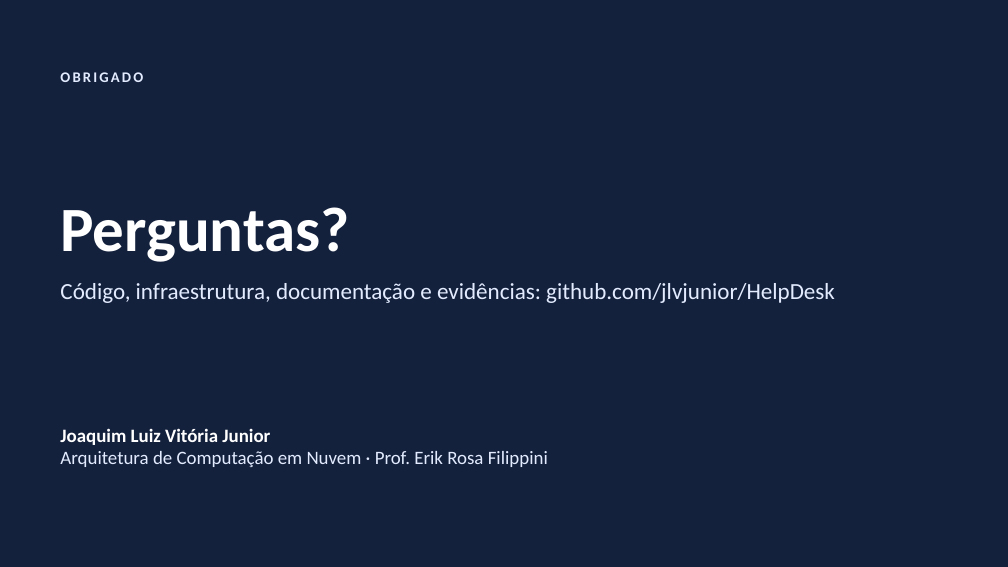
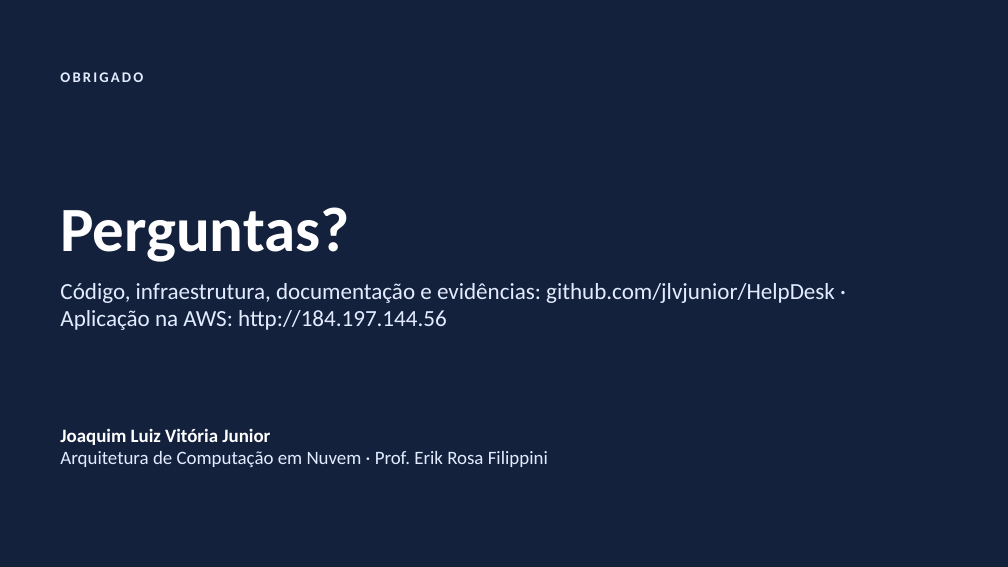
Before and after one commit to jlvjunior/HelpDesk, a slide deck: slide 17 of docs/apresentacao/HelpDesk-Cloud-Apresentacao.pptx (slide 16 before the commit). Drawn at 1008x567 pixels with LibreOffice and Linux fonts; fonts in the diff are those of the drawing. Boxes give left, top, right and bottom in pixels: in the first picture for what was removed or moved away, otherwise in the second. Text is boxed around its words. In the diff, an @@ line names an element or a change of style, - is before the commit and + after.

Commit message:
Evidências, apresentação final e documentação da AWS

```diff
--- a/docs/apresentacao/HelpDesk-Cloud-Apresentacao.pptx
+++ b/docs/apresentacao/HelpDesk-Cloud-Apresentacao.pptx
@@ text at (60,283,835,330): text changed @@
-Código, infraestrutura, documentação e evidências: github.com/jlvjunior/HelpDesk
+Código, infraestrutura, documentação e evidências: github.com/jlvjunior/HelpDesk · Aplicação na AWS: http://184.197.144.56
```
Also in this commit, not shown: 3 other slides changed, 1 slide added, 9 other files.
